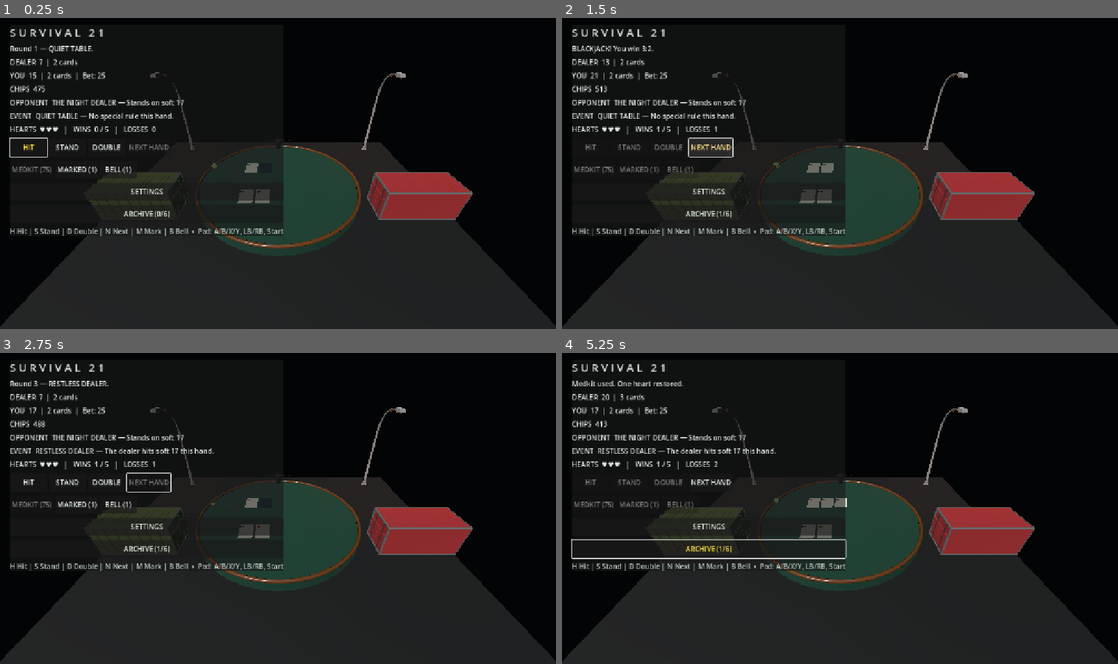
Above: before the commit, frames 1-4 (two rows, left to right).
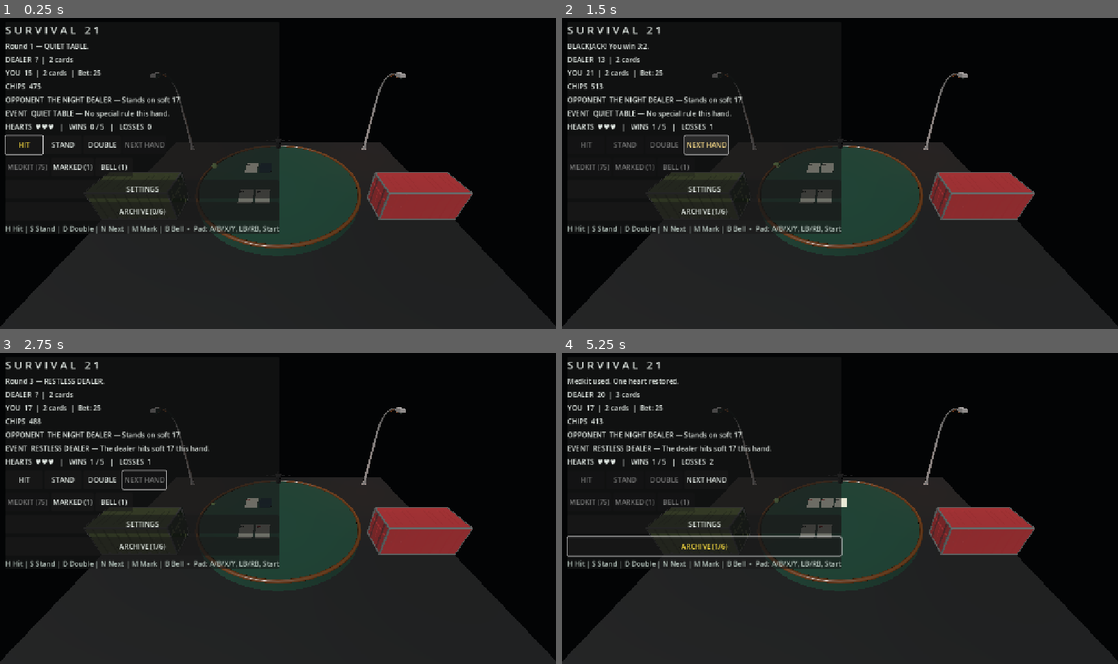
Above: after the commit, the same moments.

Repository: kage049754/Cgame
Game: Godot game, scene res://scenes/main.tscn
Two runs of this game, one before a commit and one after it. Both use one fixed random seed, a clock stepped at 60 frames per second and the inputs below.
Inputs:
- Up to frame 1 (0.25 s): no input
- Up to frame 2 (1.5 s): click "HIT" at 0.5 s; click "NEXT HAND" at 1.25 s
- Up to frame 3 (2.75 s): click "NEXT HAND" at 2 s
- Up to frame 4 (5.25 s): click "STAND" at 2.75 s; click "MEDKIT (75)" at 3.5 s; click "ARCHIVE (1/6)" at 4.25 s; click "OK" at 5 s

The runs differ from the first frame. In frame 1, 4.8% of the frame differs, in the area x 0-51%, y 2-71%; in frame 2, 4.8%; in frame 3, 4.9%; in frame 4, 5.8%, in the area x 0-52%, y 2-71%.

Commit message:
Add responsive UI layout scaling for compact displays

Diff:
--- /dev/null
+++ b/scripts/accessibility_layout.gd
@@ -0,0 +1,9 @@
+class_name SurvivalAccessibilityLayout
+extends RefCounted
+
+static func fit_scale(viewport_size: Vector2, panel_size: Vector2, margin: float = 24.0) -> float:
+	if viewport_size.x <= 0.0 or viewport_size.y <= 0.0 or panel_size.x <= 0.0 or panel_size.y <= 0.0:
+		return 1.0
+	var width_scale := (viewport_size.x - margin) / panel_size.x
+	var height_scale := (viewport_size.y - margin) / panel_size.y
+	return clampf(minf(1.0, minf(width_scale, height_scale)), 0.5, 1.0)
--- a/scripts/main.gd
+++ b/scripts/main.gd
@@ -14,6 +14,7 @@
 const AudioSystemScript = preload("res://scripts/procedural_audio.gd")
 const SettingsStore = preload("res://scripts/settings_store.gd")
 const ControllerInput = preload("res://scripts/controller_input.gd")
+const AccessibilityLayout = preload("res://scripts/accessibility_layout.gd")
 const ProgressionState = preload("res://scripts/progression.gd")
 const STARTING_CHIPS := 500
 const BASE_BET := 25
@@ -139,13 +140,25 @@
 
 func _apply_ui_scale(value: float) -> void:
 	ui_scale_factor = clampf(value, 0.8, 1.3)
-	var scale_vector := Vector2.ONE * ui_scale_factor
-	if root_ui_panel != null:
-		root_ui_panel.scale = scale_vector
-		root_ui_panel.pivot_offset = Vector2.ZERO
-	if settings_panel != null:
-		settings_panel.scale = scale_vector
-		settings_panel.pivot_offset = settings_panel.size / 2.0
+	_apply_responsive_layout()
+
+func _apply_responsive_layout() -> void:
+	if root_ui_panel == null or settings_panel == null:
+		return
+	var viewport_size := get_viewport().get_visible_rect().size
+	var fit_scale := AccessibilityLayout.fit_scale(viewport_size, Vector2(460, 470), 24.0)
+	var final_scale := fit_scale * ui_scale_factor
+	var scale_vector := Vector2.ONE * final_scale
+	root_ui_panel.position = Vector2(12, 12)
+	root_ui_panel.scale = scale_vector
+	root_ui_panel.pivot_offset = Vector2.ZERO
+	settings_panel.scale = scale_vector
+	settings_panel.pivot_offset = settings_panel.size / 2.0
+	if archive_dialog != null:
+		archive_dialog.min_size = Vector2i(
+			mini(520, maxi(280, int(viewport_size.x * 0.9))),
+			mini(420, maxi(240, int(viewport_size.y * 0.75)))
+		)
 
 func _on_high_contrast_toggled(enabled: bool) -> void:
 	_apply_high_contrast(enabled)
@@ -448,6 +461,8 @@
 	hint.add_theme_color_override("font_color", Color(0.72, 0.78, 0.75))
 	column.add_child(hint)
 	hit_button.grab_focus()
+	get_viewport().size_changed.connect(_apply_responsive_layout)
+	_apply_responsive_layout()
 
 func _make_button(caption: String, callback: Callable) -> Button:
 	var button := Button.new()
--- a/tests/run_tests.gd
+++ b/tests/run_tests.gd
@@ -8,6 +8,7 @@
 const EncounterEventsState = preload("res://scripts/encounter_events.gd")
 const ProgressionState = preload("res://scripts/progression.gd")
 const ControllerInput = preload("res://scripts/controller_input.gd")
+const AccessibilityLayout = preload("res://scripts/accessibility_layout.gd")
 
 var failures := 0
 
@@ -24,6 +25,7 @@
 	_test_save_migration()
 	_test_persistent_progression()
 	_test_controller_input_mapping()
+	_test_responsive_ui_scale()
 	if failures > 0:
 		push_error("Survival 21 test suite failed with %d assertion(s)." % failures)
 		quit(1)
@@ -170,6 +172,15 @@
 	_expect(upgraded.load(path) == OK and int(upgraded.get_value("state", "save_version", 0)) == SaveSystem.SAVE_VERSION, "Migrated save should be persisted at the new version")
 	SaveSystem.delete_state(path)
 
+func _test_responsive_ui_scale() -> void:
+	var landscape := AccessibilityLayout.fit_scale(Vector2(1280, 720), Vector2(460, 470))
+	var compact_phone := AccessibilityLayout.fit_scale(Vector2(360, 800), Vector2(460, 470))
+	var small_landscape := AccessibilityLayout.fit_scale(Vector2(320, 480), Vector2(460, 470))
+	_expect(is_equal_approx(landscape, 1.0), "Large landscape viewport should keep the default layout scale")
+	_expect(compact_phone < 1.0 and compact_phone > 0.5, "Compact phone viewport should scale the interface down")
+	_expect(small_landscape < compact_phone, "Smaller viewport should use a smaller interface scale")
+	_expect(AccessibilityLayout.fit_scale(Vector2.ZERO, Vector2(460, 470)) == 1.0, "Invalid viewport should use a safe default scale")
+
 func _test_controller_input_mapping() -> void:
 	_expect(ControllerInput.action_for_button(JOY_BUTTON_A) == "hit", "Gamepad A should hit")
 	_expect(ControllerInput.action_for_button(JOY_BUTTON_B) == "stand", "Gamepad B should stand")
Not shown, changed: GAMEPLAY.md
